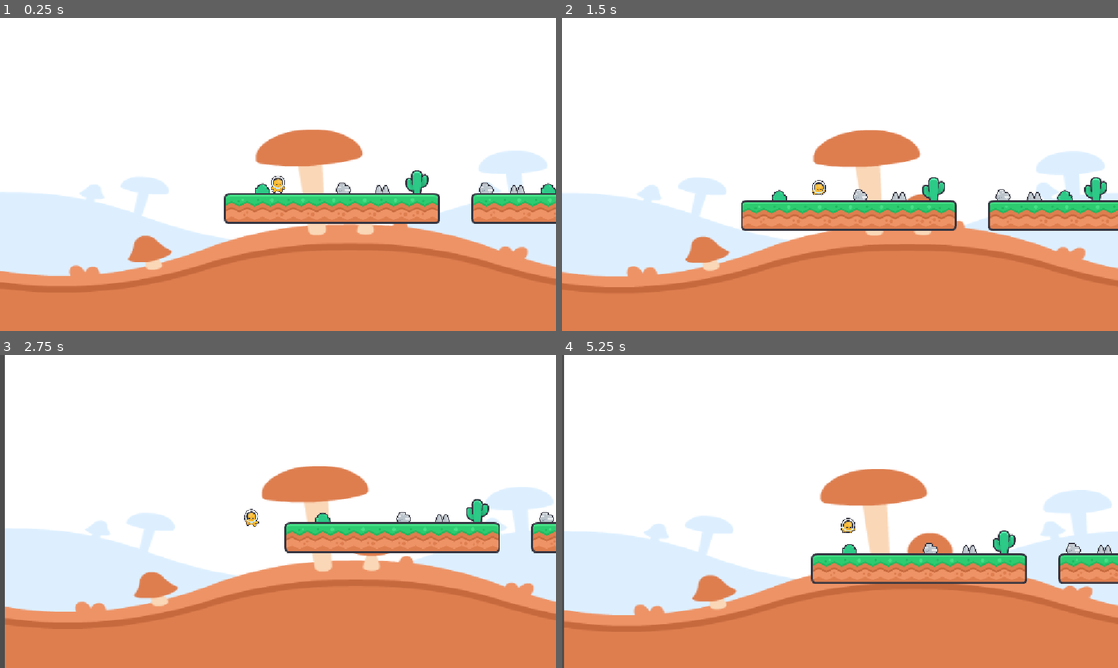
Above: before the commit, frames 1-4 (two rows, left to right).
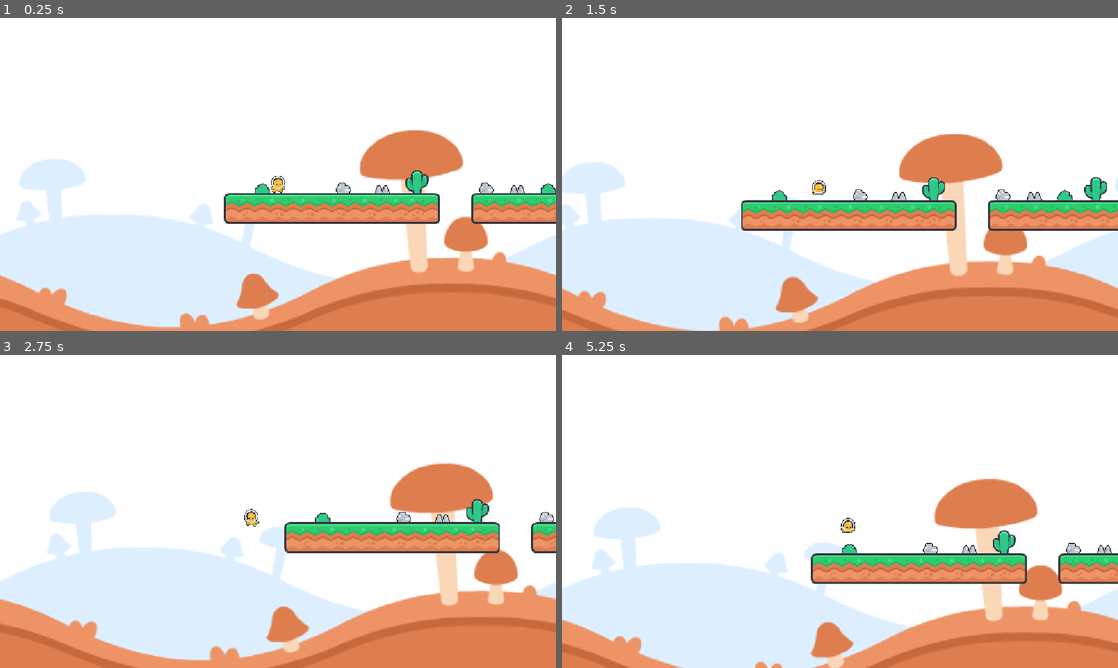
Above: after the commit, the same moments.

Repository: jet1211466/godot_platformer
Game: Godot game, scene res://scenes/level_1.tscn
Same seed, same stepped clock (60 frames per second), same inputs: the game is played once before the commit and once after it.
Inputs:
- Up to frame 1 (0.25 s): no input
- Up to frame 2 (1.5 s): tap Enter (ui_accept) at 0.5, 0.77 s; hold Right (ui_right) from 0.53 s (still down)
- Up to frame 3 (2.75 s): tap Enter (ui_accept) at 1.52 s; release Right (ui_right) at 2.03 s; hold Left (ui_left) from 2.03 s (still down)
- Up to frame 4 (5.25 s): release Left (ui_left) at 2.78 s; hold Right (ui_right) 2.78-4.28 s; tap Enter (ui_accept) at 3.02, 3.77, 4.52 s; hold Left (ui_left) 4.28-5.03 s; hold Right (ui_right) from 5.03 s (still down)

The runs differ from the first frame. In frame 1, 25% of the frame differs, in the area x 0-100%, y 35-100%; in frame 2, 24%; in frame 3, 27%, in the area x 0-100%, y 0-100%; in frame 4, 27%.

Commit message:
fixed background

Diff:
--- a/scenes/background.tscn
+++ b/scenes/background.tscn
@@ -2,12 +2,11 @@
 
 [ext_resource type="Texture2D" uid="uid://duqi6xgieidof" path="res://sprites/background_color_mushrooms.png" id="1_bkp1e"]
 
-[node name="background" type="Parallax2D" unique_id=975687206]
-scroll_scale = Vector2(0.1, 0.1)
-scroll_offset = Vector2(208, 256)
-metadata/_edit_group_ = true
+[node name="background" type="Parallax2D" unique_id=1045431186]
+scroll_scale = Vector2(0.5, 0.5)
+repeat_size = Vector2(1152, 0)
 
-[node name="backgroundSprite" type="Sprite2D" parent="." unique_id=942458654]
-position = Vector2(339.99997, 172)
-scale = Vector2(2.328125, 1.671875)
+[node name="bgSprite" type="Sprite2D" parent="." unique_id=37496261]
+scale = Vector2(2.25, 2.25)
 texture = ExtResource("1_bkp1e")
+centered = false
--- a/scenes/level_1.tscn
+++ b/scenes/level_1.tscn
@@ -4737,7 +4737,7 @@
 
 [node name="level1" type="Node2D" unique_id=30353094]
 
-[node name="background" parent="." unique_id=975687206 instance=ExtResource("1_5xbjy")]
+[node name="background" parent="." unique_id=1045431186 instance=ExtResource("1_15mv3")]
 
 [node name="rock" parent="." unique_id=465184208 instance=ExtResource("5_pa8r4")]
 position = Vector2(248, 560)
Not shown: 1 places in scenes/level_1.tscn that only renumber resources
